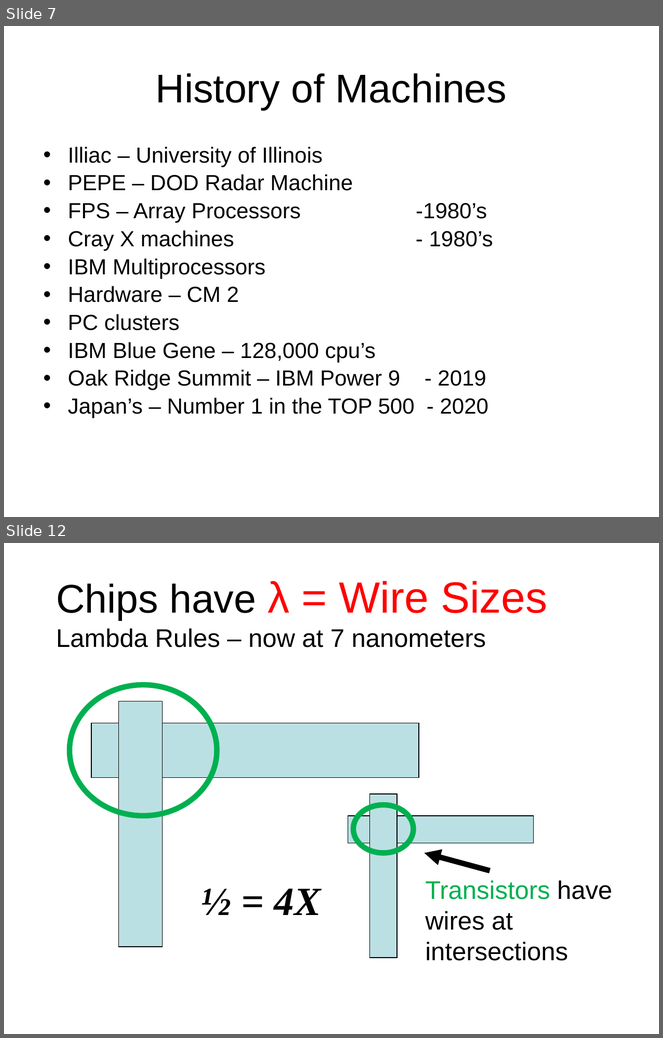
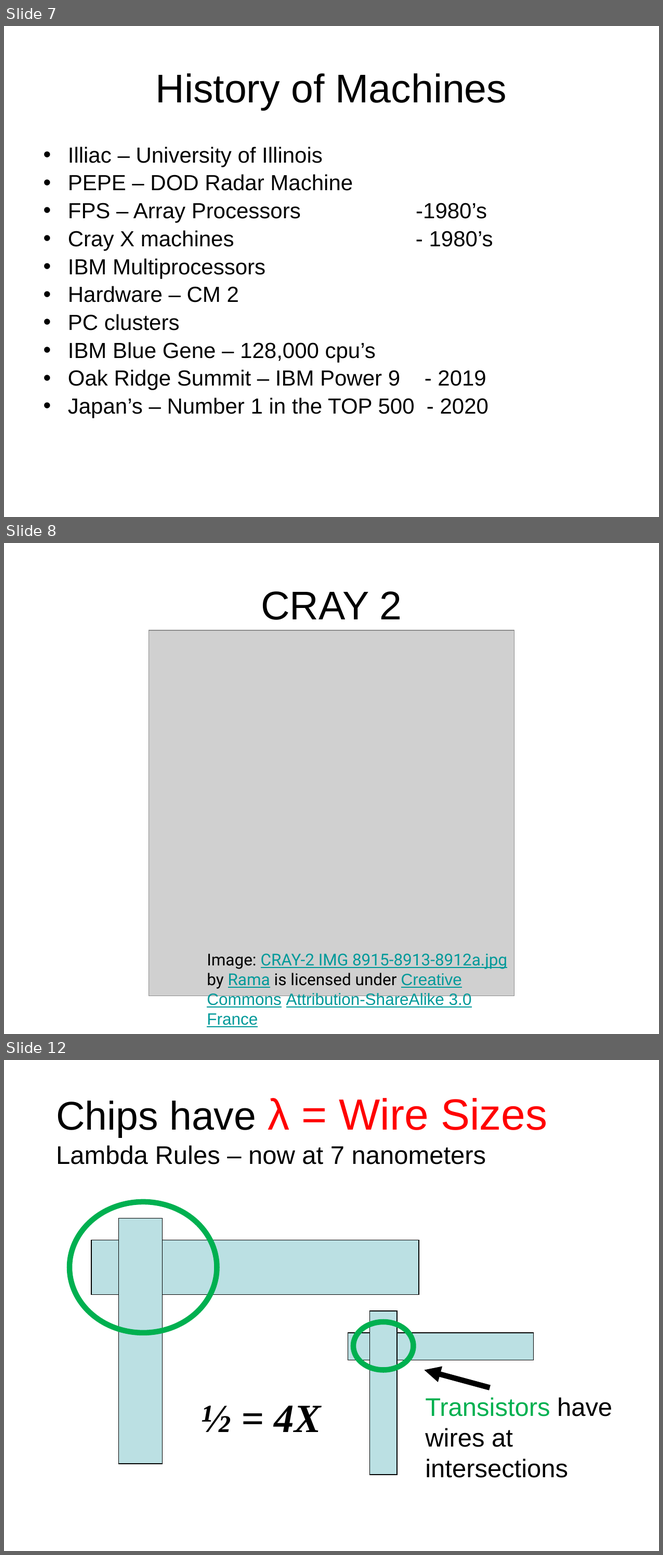
Before and after one commit to shodor-education/petascale-semester-curriculum, a slide deck: units/8/lessons/1/resources/petascale-lesson-8.1-slides.pptx. Shown one above the other, each under a label of ours: slides 7 and 12 before the commit, slides 7, 8 and 12 after it; the slides between them are not shown. The pictures are 663x1038 and 663x1555 pixels, drawn with LibreOffice and Linux fonts; fonts in the diff are those of the drawing; grey boxes stand for pictures. Boxes give left, top, right and bottom in pixels: in the first picture for what was removed or moved away, otherwise in the second. Text is boxed around its words. In the diff, an @@ line names an element or a change of style, - is before the commit and + after.

```diff
--- a/units/8/lessons/1/resources/petascale-lesson-8.1-slides.pptx
+++ b/units/8/lessons/1/resources/petascale-lesson-8.1-slides.pptx
@@ slide 8 added at (4, 543, 659, 1034), background #FFFFFF @@
@@ title added at (261, 591, 402, 620), 44 pt, text #000000 @@
+CRAY 2
@@ picture added at (149, 630, 515, 996) @@
@@ text added at (207, 954, 507, 1028), 18 pt, text #009999, underline @@
+Image: CRAY-2 IMG 8915-8913-8912a.jpg by Rama is licensed under Creative Commons Attribution-ShareAlike 3.0 France
```
Also in this commit, not shown: 3 slides changed, 1 other slide added, 4 slides removed, 2 other files.
